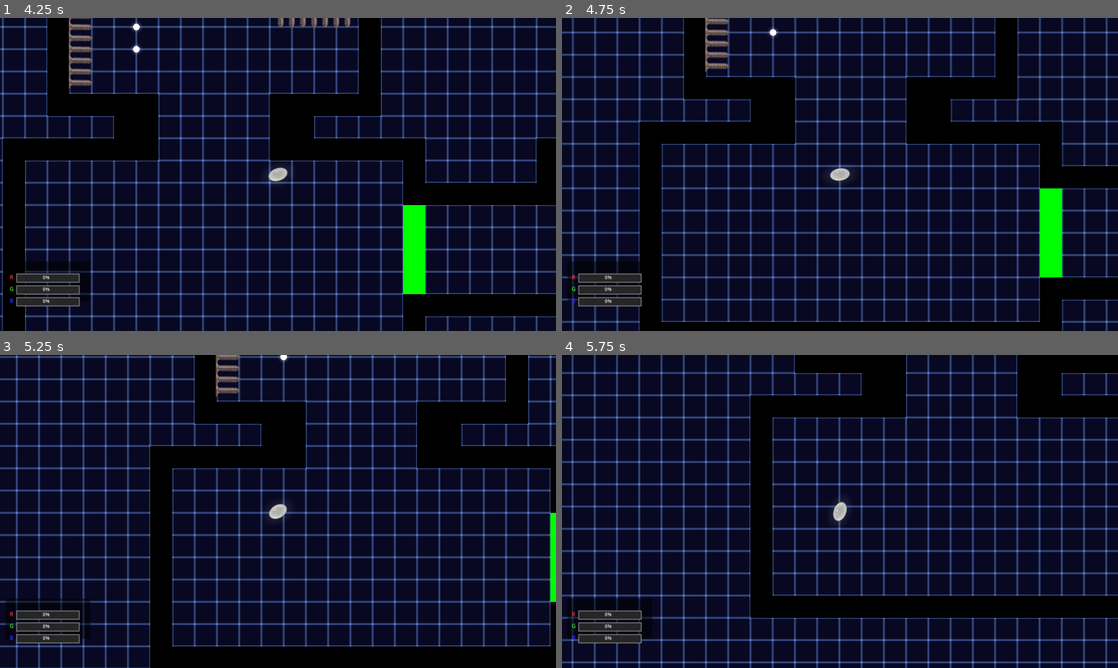
Above: before the commit, frames 1-4 (two rows, left to right).
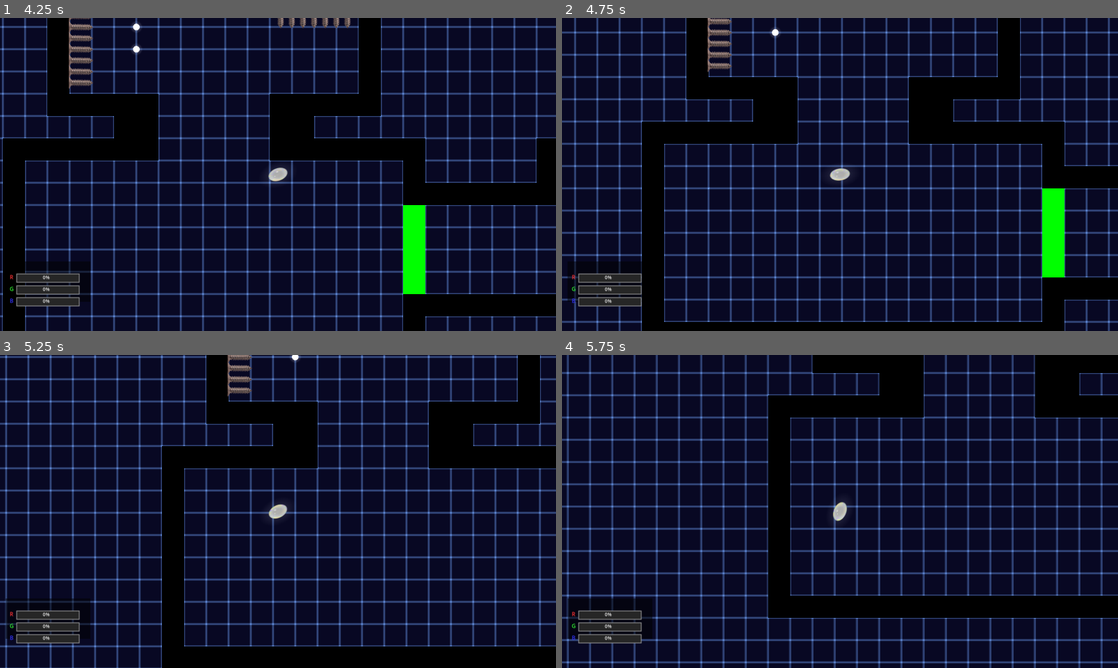
Above: after the commit, the same moments.

Repository: RianShinozaki/ColorBubbleGame
Game: Godot game, scene res://Maps/Level0.tscn
Two runs of this game, one before a commit and one after it. Both use one fixed random seed, a clock stepped at 60 frames per second and the inputs below.
Inputs:
- Up to frame 1 (4.25 s): tap Enter (respawn) at 0.5 s; hold Right (ui_right) 0.53-1.28 s; hold Down (ui_down) 1.28-2.03 s; hold Right (ui_right) 2.03-2.78 s; hold Up (ui_up) 2.78-3.53 s; hold Left (ui_left) from 3.53 s (still down)
- Up to frame 2 (4.75 s): keep holding Left (ui_left)
- Up to frame 3 (5.25 s): release Left (ui_left) at 5.03 s; hold Down (ui_down) from 5.03 s (still down)
- Up to frame 4 (5.75 s): keep holding Down (ui_down)

Frame 1 is identical in both runs. In frame 2, 14% of the frame differs, in the area x 1-99%, y 0-100%; in frame 3, 21%; in frame 4, 22%, in the area x 0-99%, y 0-100%.

Commit message:
Boosted even further?

Diff:
--- a/Objects/player_bubble.tscn
+++ b/Objects/player_bubble.tscn
@@ -69,7 +69,7 @@
 lock_rotation = true
 linear_damp = 1.5
 script = ExtResource("1_to0jj")
-maximum_speed = 450.0
+maximum_speed = 550.0
 acceleration = 900.0
 stretch_scale_factor = 2000.0
 sprite = NodePath("SpriteParent/Art")
